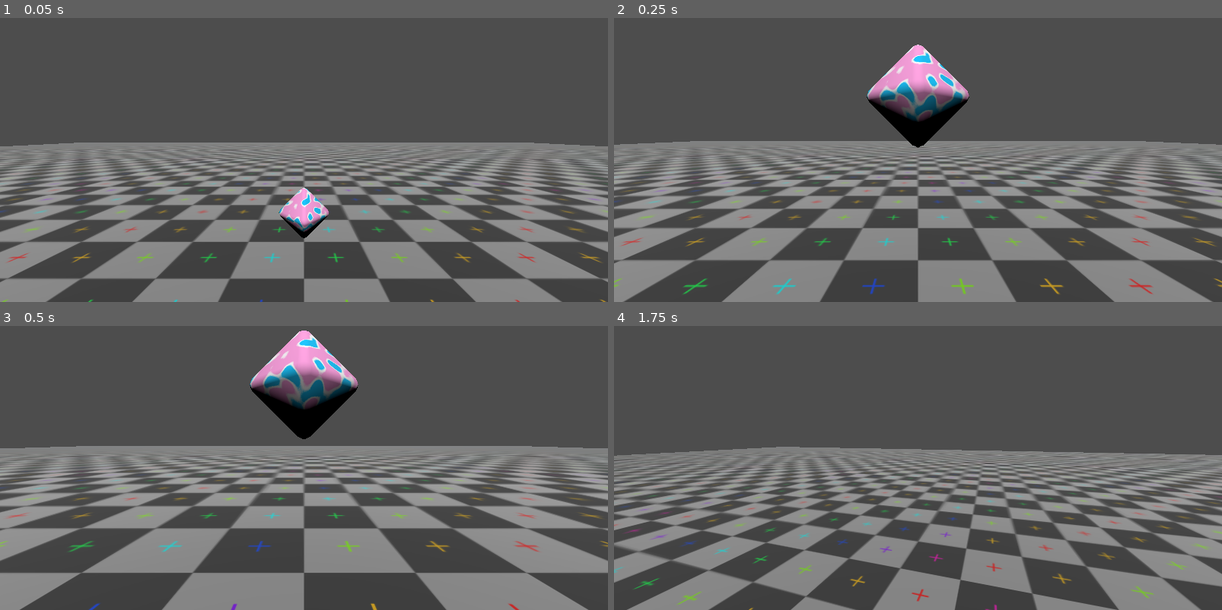
Above: before the commit, frames 1-4 (two rows, left to right).
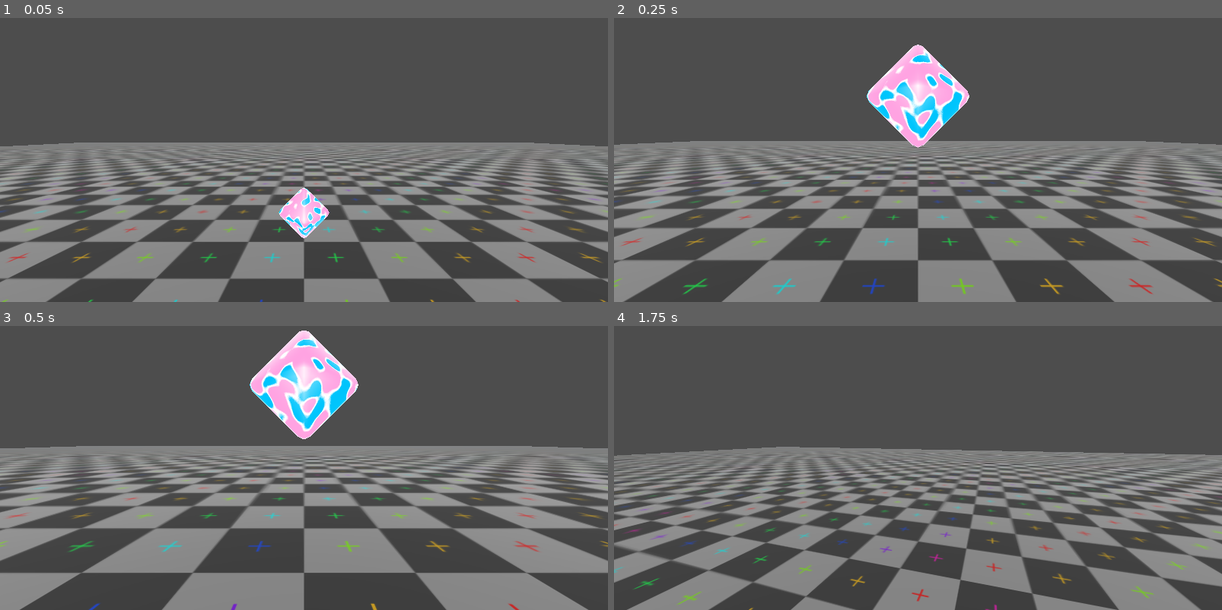
Above: after the commit, the same moments.

Repository: dairycultist/New-Hand-in-Mootown
Game: Godot game, scene res://world.tscn
The game is run twice, just before and just after one commit, with the same random seed, the same clock (stepped at 60 frames per second) and the same inputs.
Inputs (mouse positions are in pixels of both pictures, inside the frame that each line leads up to):
- Up to frame 1 (0.05 s): no input
- Up to frame 2 (0.25 s): no input
- Up to frame 3 (0.5 s): no input
- Up to frame 4 (1.75 s): tap Enter (ui_accept) at 0.5, 0.77, 1.52 s; move the mouse to (948, 436) at 0.52 s; hold Up (ui_up) from 0.53 s (still down); tap E (interact) at 0.6, 1.35 s; move the mouse to (887, 439) at 1.27 s

The runs differ from the first frame. In frame 1, 0.7% of the frame differs, in the area x 45-55%, y 59-78%; in frame 2, 2.8%; in frame 3, 3.4%, in the area x 41-59%, y 1-40%; in frame 4, nothing differs.

Commit message:
Chips are now shiny

Diff:
--- a/chip.gdshader
+++ b/chip.gdshader
@@ -1,30 +1,34 @@
 shader_type spatial;
+render_mode unshaded;
 
 uniform vec3 color1 : source_color;
 uniform vec3 color2 : source_color;
 uniform sampler3D noise;
 
+varying float lookDot;
+
 void vertex() {
 
+	// stole code from https://godotshaders.com/shader/stylized-metal/
+	vec3 worldNormal = normalize(MODEL_NORMAL_MATRIX * NORMAL);
+	vec3 lookDir = normalize((MODEL_MATRIX * vec4(VERTEX, 1.0)).xyz - (INV_VIEW_MATRIX * vec4(EYE_OFFSET, 1.0)).xyz);
+
+	lookDot = abs(dot(lookDir, worldNormal));
 }
 
 void fragment() {
 
 	// sample texture (VERTEX is in view space, must go to world space)
-	float sample = texture(noise, (INV_VIEW_MATRIX * vec4(VERTEX, 1.0)).xyz - NODE_POSITION_WORLD).x;
+	float sample = texture(noise, (INV_VIEW_MATRIX * vec4(VERTEX, 1.0)).xyz - NODE_POSITION_WORLD + vec3(TIME * 0.03, 0, 0)).x;
 
-	vec3 interp_color = mix(color1, color2, step(0.5, sample));
+	// two color areas
+	vec3 color = mix(color1, color2, step(0.5, sample));
 
-	interp_color = mix(interp_color, vec3(1,1,1), clamp(1.0 - 1000.0 * pow(sample - 0.5, 2), 0.0, 1.0));
+	// white band between colors
+	color = mix(color, vec3(1,1,1), clamp(1.0 - 1000.0 * pow(sample - 0.5, 2), 0.0, 1.0));
 
-	ALBEDO = interp_color;
+	// rim light
+	color = mix(vec3(1,1,1), color, clamp((1.0 - 4.0 * pow(lookDot - 0.5, 2)), 0.0, 1.0));
 
-	//METALLIC = 1.0;
-	//SPECULAR = 1.0;
-	//ROUGHNESS = 0.8;
+	ALBEDO = color;
 }
-
-//void light() {
-//	// Called for every pixel for every light affecting the material.
-//	// Uncomment to replace the default light processing function with this one.
-//}
